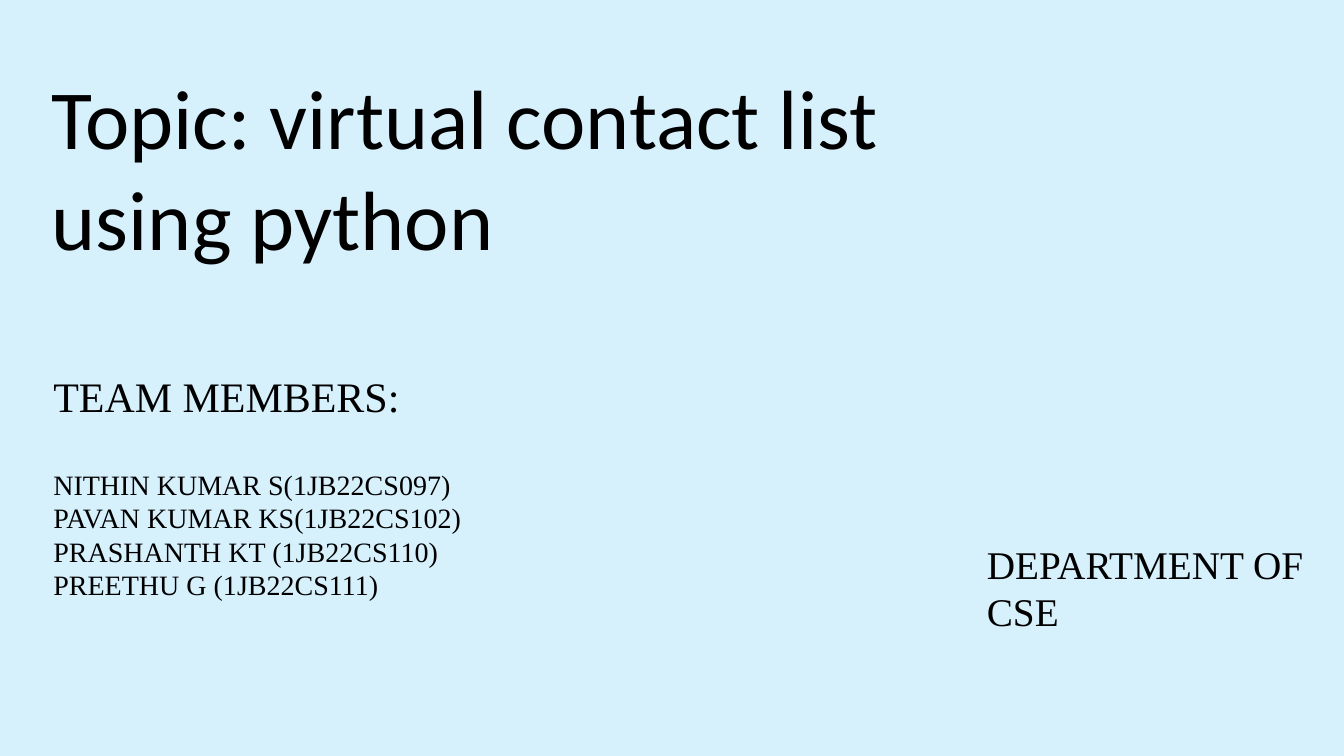
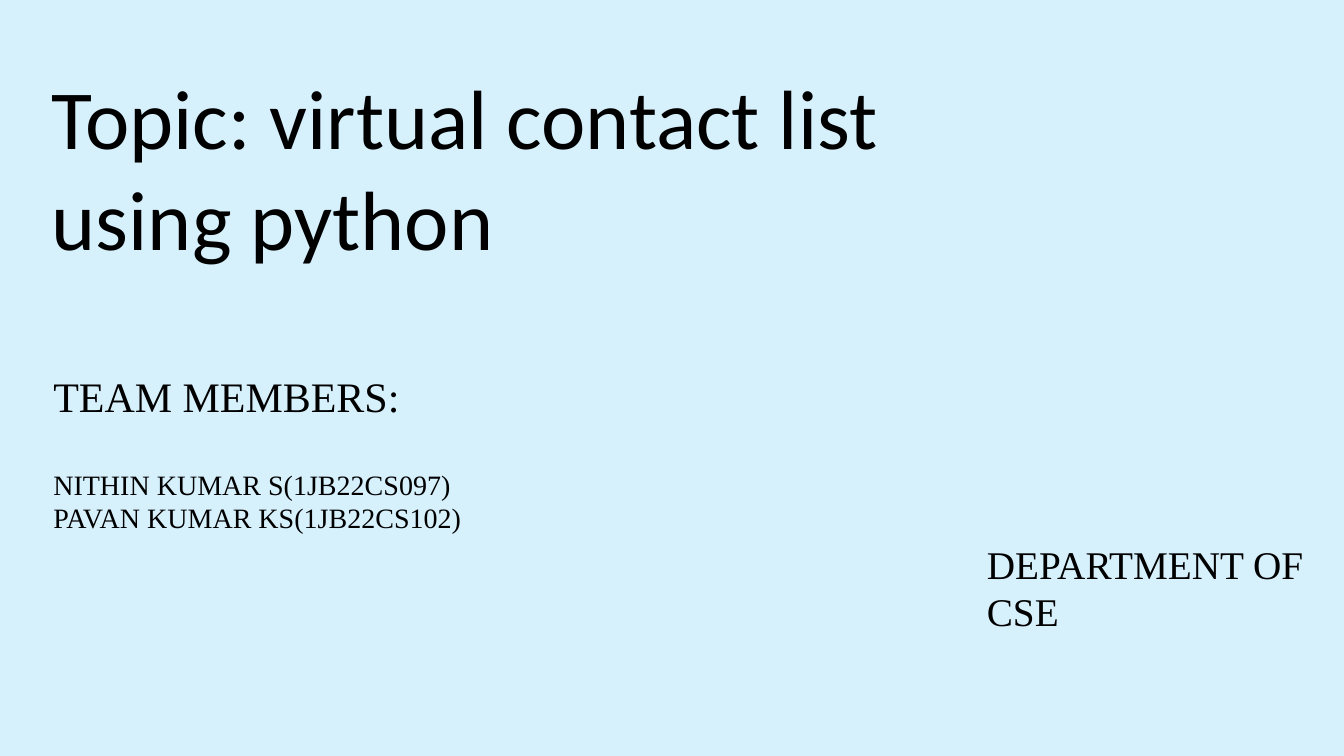
Before and after one commit to NithinKumarHS/Virtual-Contact-Book, a slide deck: slide 1 of Virtual Contact book ppt.pptx. Drawn at 1344x756 pixels with LibreOffice and Linux fonts; fonts in the diff are those of the drawing. Boxes give left, top, right and bottom in pixels: in the first picture for what was removed or moved away, otherwise in the second. Text is boxed around its words. In the diff, an @@ line names an element or a change of style, - is before the commit and + after.

```diff
--- a/Virtual Contact book ppt.pptx
+++ b/Virtual Contact book ppt.pptx
@@ text at box(53, 542, 438, 601): paragraphs removed @@
-PRASHANTH KT (1JB22CS110)
-PREETHU G (1JB22CS111)
```
Also in this commit, not shown: 1 other file.
